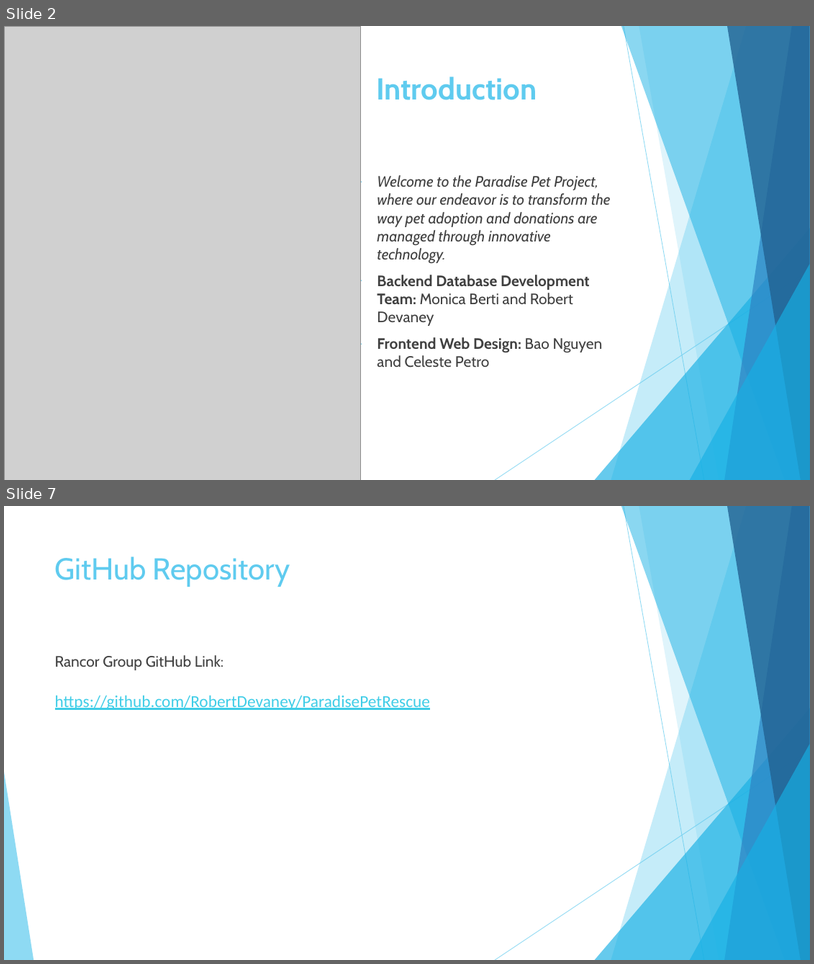
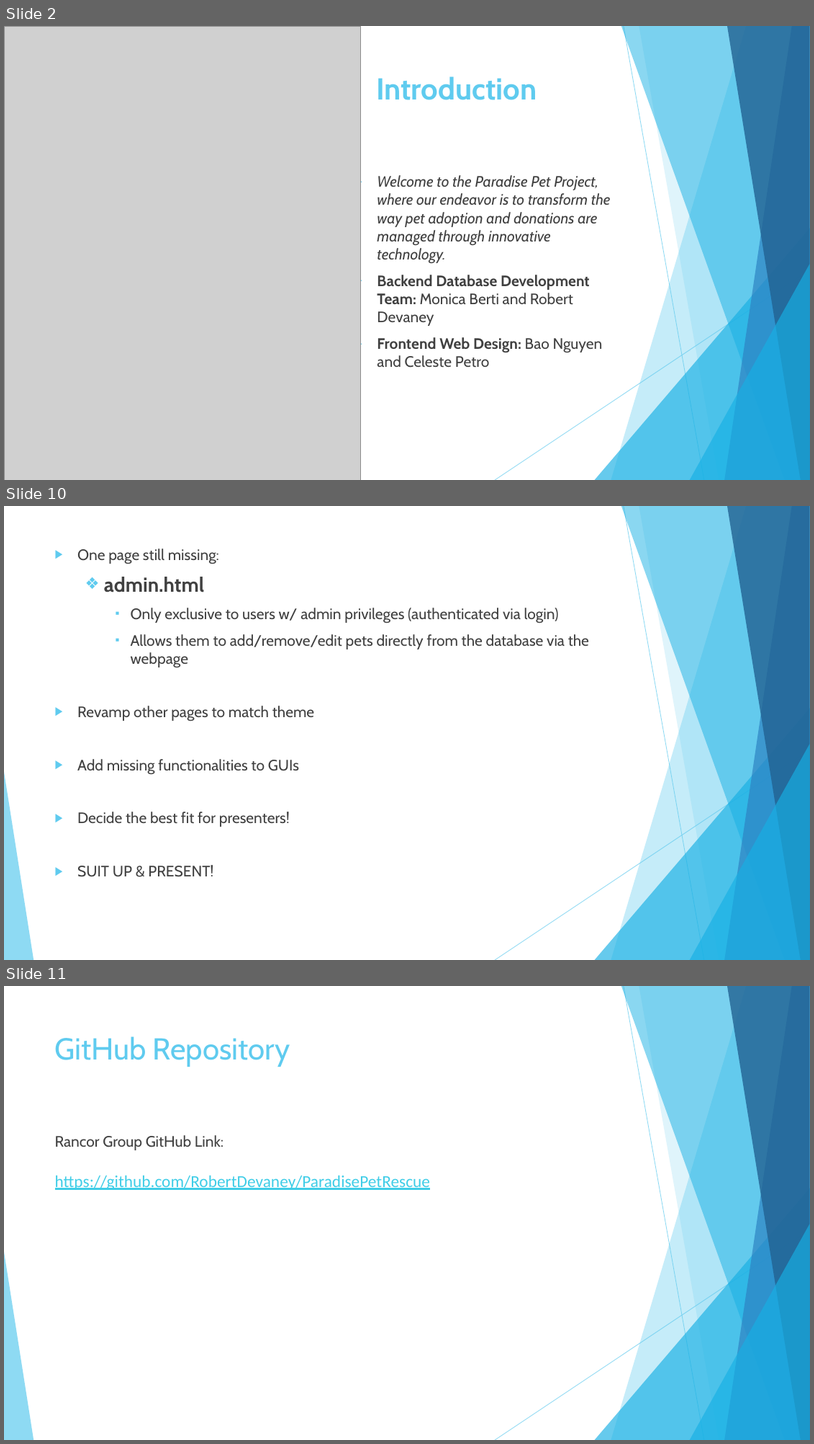
Before and after one commit to RobertDevaney/ParadisePetRescue, a slide deck: Rancor_Presenation_4.pptx. Shown one above the other, each under a label of ours: slides 2 and 7 before the commit, slides 2, 10 and 11 after it; the slides between them are not shown. The pictures are 814x964 and 814x1444 pixels, drawn with LibreOffice and Linux fonts; fonts in the diff are those of the drawing; grey boxes stand for pictures. Boxes give left, top, right and bottom in pixels: in the first picture for what was removed or moved away, otherwise in the second. Text is boxed around its words. In the diff, an @@ line names an element or a change of style, - is before the commit and + after.

```diff
--- a/Rancor_Presenation_4.pptx
+++ b/Rancor_Presenation_4.pptx
@@ slide 10 added at bbox=[4, 506, 810, 960], background #FFFFFF; not listed: 10 template elements that a slide beside it also shows @@
@@ text added at bbox=[77, 548, 589, 877], 18 pt, text #404040 @@
+▶ One page still missing:
+  ❖ admin.html
+    ▪ Only exclusive to users w/ admin privileges (authenticated via login)
+    ▪ Allows them to add/remove/edit pets directly from the database via the webpage
+▶ Revamp other pages to match theme
+▶ Add missing functionalities to GUIs
+▶ Decide the best fit for presenters!
+▶ SUIT UP & PRESENT!
@@ what was slide 7 is now slide 11 @@
```
Also in this commit, not shown: 3 slides changed, 4 other slides added, 2 slides removed, 8 other files.
